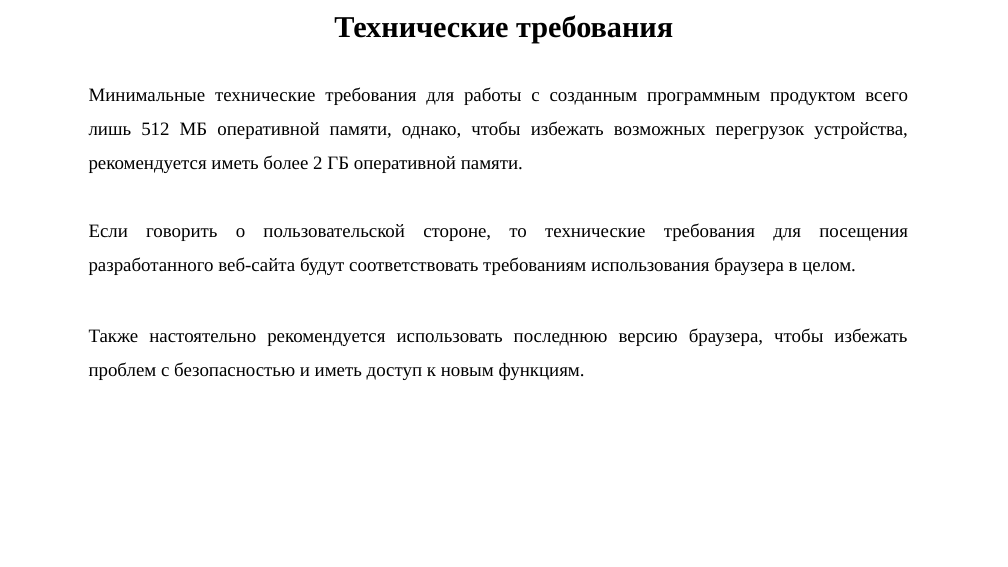
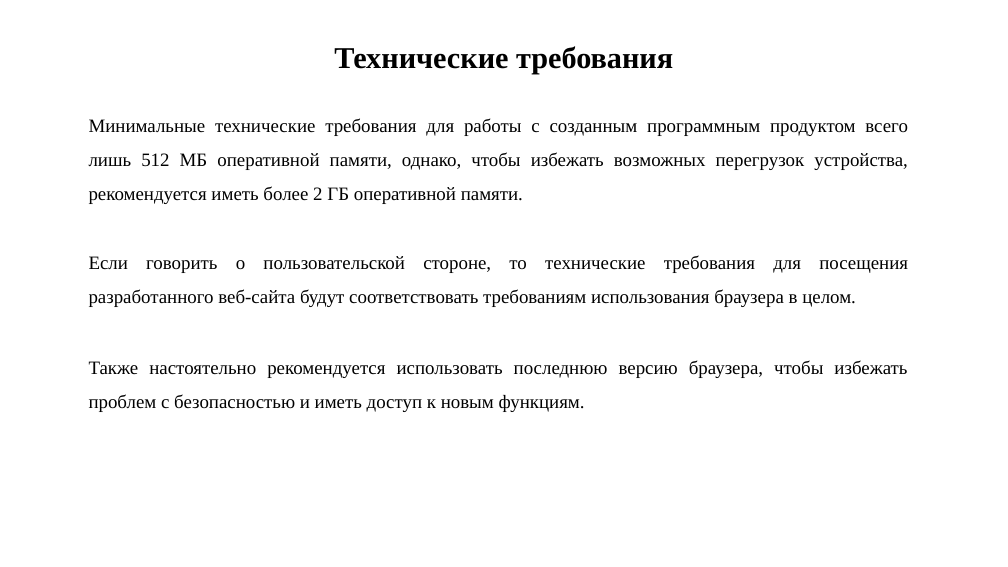
Before and after one commit to AtaevB/Commercial-Website-dev, a slide deck: slide 8 of презентация к диплому.pptx (slide 10 before the commit). Drawn at 1008x567 pixels with LibreOffice and Linux fonts; fonts in the diff are those of the drawing. Boxes give left, top, right and bottom in pixels: in the first picture for what was removed or moved away, otherwise in the second. Text is boxed around its words. In the diff, an @@ line names an element or a change of style, - is before the commit and + after.

```diff
--- a/презентация к диплому.pptx
+++ b/презентация к диплому.pptx
@@ title "Технические требования": place and size @@
-title "Технические требования" at box(334, 15, 673, 43)
+title "Технические требования" at box(334, 46, 673, 74)
@@ text "Минимальные технические требования для работы ...": place and size @@
-text "Минимальные технические требования для работы ..." at box(89, 87, 908, 380)
+text "Минимальные технические требования для работы ..." at box(89, 118, 908, 412)
```
Also in this commit, not shown: 2 other slides changed, 4 slides added, 4 slides removed, 41 other files.
